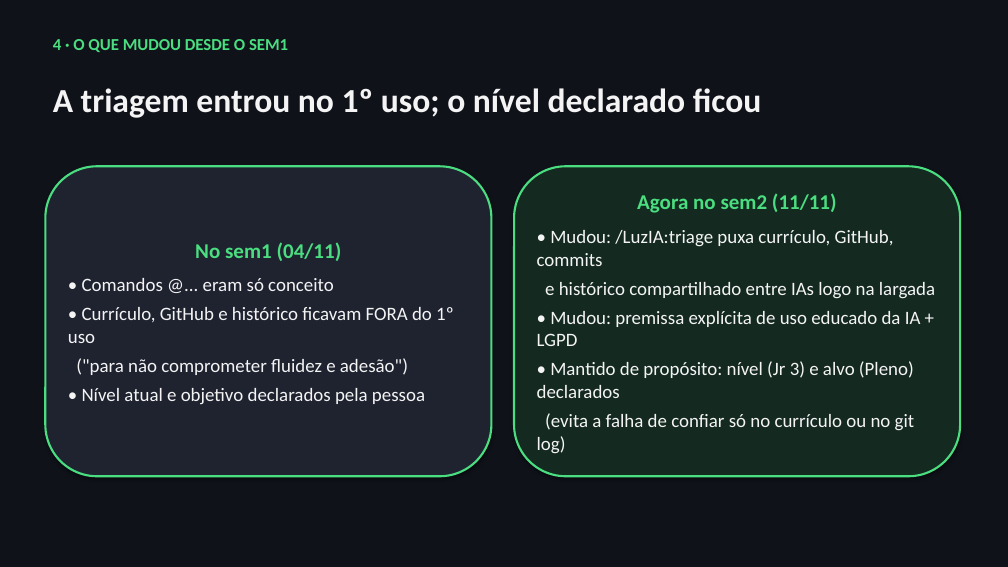
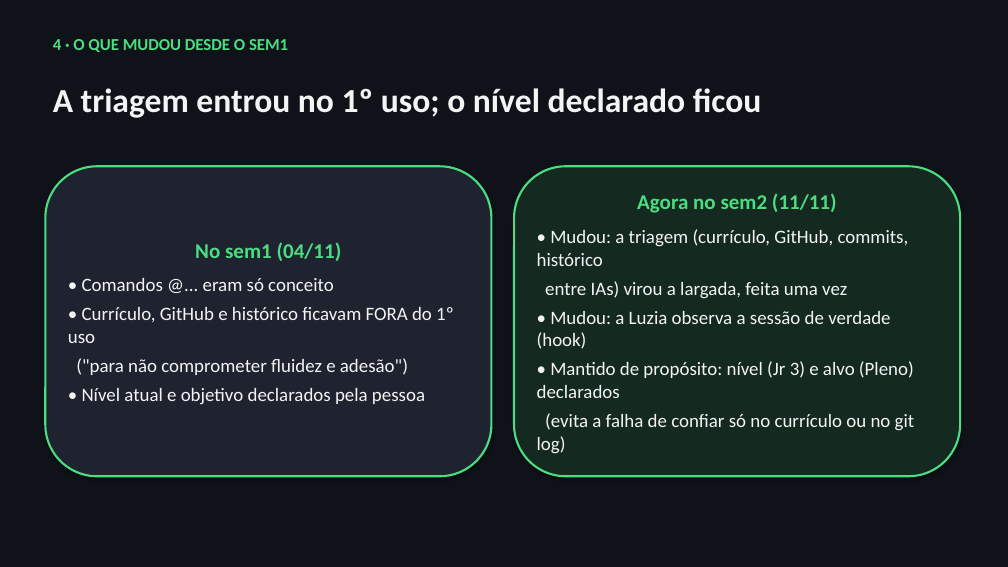
Before and after one commit to rayfrance/ai4good, a slide deck: slide 5 of outputs/sem2_demonstracao.pptx. Drawn at 1008x567 pixels with LibreOffice and Linux fonts; fonts in the diff are those of the drawing. Boxes give left, top, right and bottom in pixels: in the first picture for what was removed or moved away, otherwise in the second. Text is boxed around its words. In the diff, an @@ line names an element or a change of style, - is before the commit and + after.

```diff
--- a/outputs/sem2_demonstracao.pptx
+++ b/outputs/sem2_demonstracao.pptx
@@ text in rounded rectangle at box(537, 229, 909, 349): text changed @@
-• Mudou: /LuzIA:triage puxa currículo, GitHub, commits
-e histórico compartilhado entre IAs logo na largada
-• Mudou: premissa explícita de uso educado da IA + LGPD
+• Mudou: a triagem (currículo, GitHub, commits, histórico
+entre IAs) virou a largada, feita uma vez
+• Mudou: a Luzia observa a sessão de verdade (hook)
```
Also in this commit, not shown: 4 other slides changed, 10 other files.
